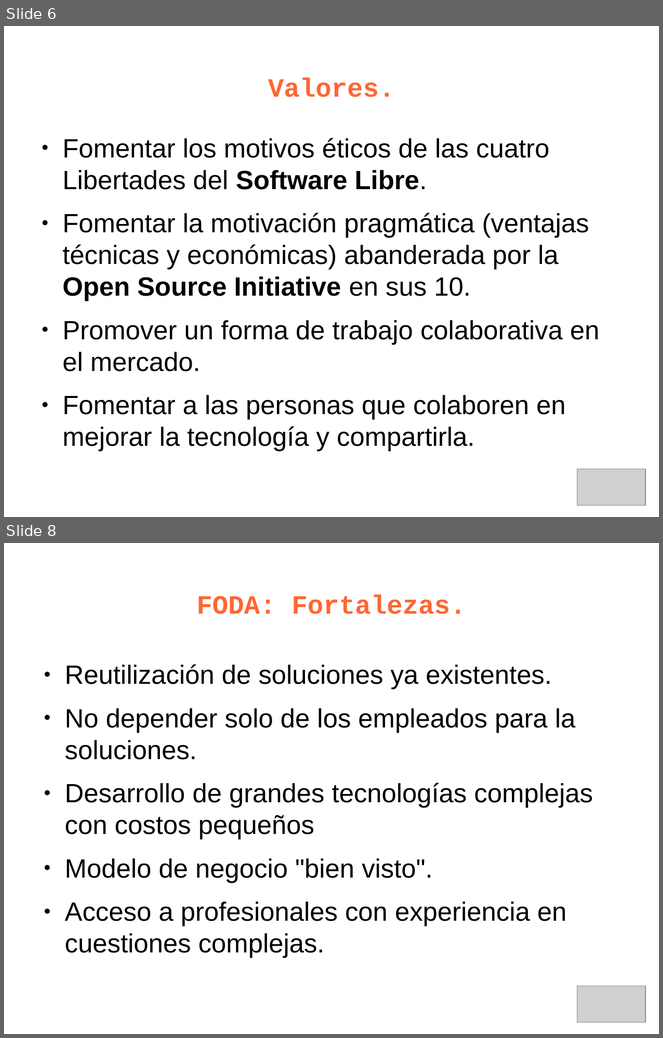
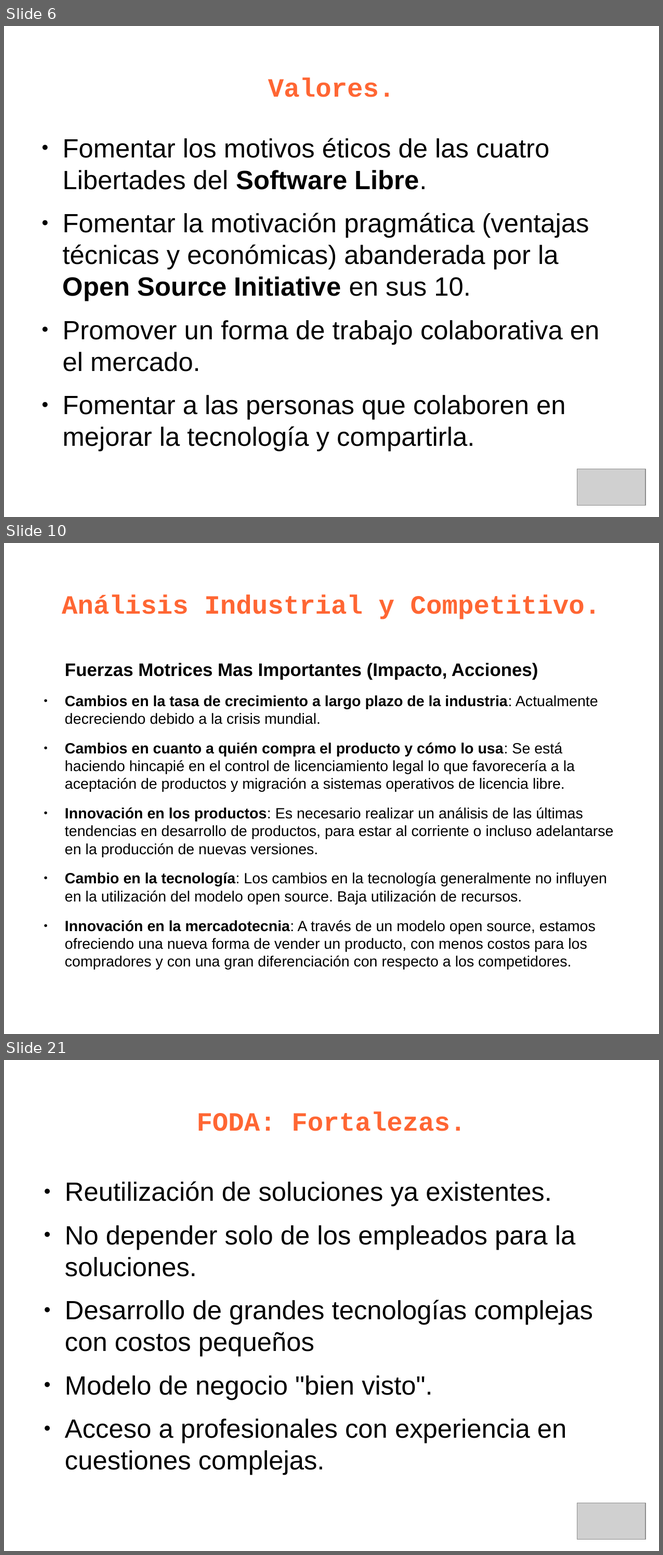
Before and after one commit to leliel12/jbc-utn, a slide deck: 5to/ger_est/kenya_p.odp. Shown one above the other, each under a label of ours: slides 6 and 8 before the commit, slides 6, 10 and 21 after it; the slides between them are not shown. The pictures are 663x1038 and 663x1555 pixels, drawn with LibreOffice and Linux fonts; fonts in the diff are those of the drawing; grey boxes stand for pictures. Boxes give left, top, right and bottom in pixels: in the first picture for what was removed or moved away, otherwise in the second. Text is boxed around its words. In the diff, an @@ line names an element or a change of style, - is before the commit and + after.

```diff
--- a/5to/ger_est/kenya_p.odp
+++ b/5to/ger_est/kenya_p.odp
@@ slide 10 added at (4, 543, 659, 1034), background #FFFFFF @@
@@ title added at (62, 595, 601, 619), 32 pt, text #FF6633, bold @@
+Análisis Industrial y Competitivo.
@@ text added at (65, 663, 613, 970), 18 pt, text #000000 @@
+Fuerzas Motrices Mas Importantes (Impacto, Acciones)
+● Cambios en la tasa de crecimiento a largo plazo de la industria: Actualmente decreciendo debido a la crisis mundial.
+● Cambios en cuanto a quién compra el producto y cómo lo usa: Se está haciendo hincapié en el control de licenciamiento legal lo que favorecería a la aceptación de productos y migración a sistemas operativos de licencia libre.
+● Innovación en los productos: Es necesario realizar un análisis de las últimas tendencias en desarrollo de productos, para estar al corriente o incluso adelantarse en la producción de nuevas versiones.
+● Cambio en la tecnología: Los cambios en la tecnología generalmente no influyen en la utilización del modelo open source. Baja utilización de recursos.
+● Innovación en la mercadotecnia: A través de un modelo open source, estamos ofreciendo una nueva forma de vender un producto, con menos costos para los compradores y con una gran diferenciación con respecto a los competidores.
@@ what was slide 8 is now slide 21 @@
```
Also in this commit, not shown: 2 slides changed, 16 other slides added, 1 slide removed, 1 other file.
